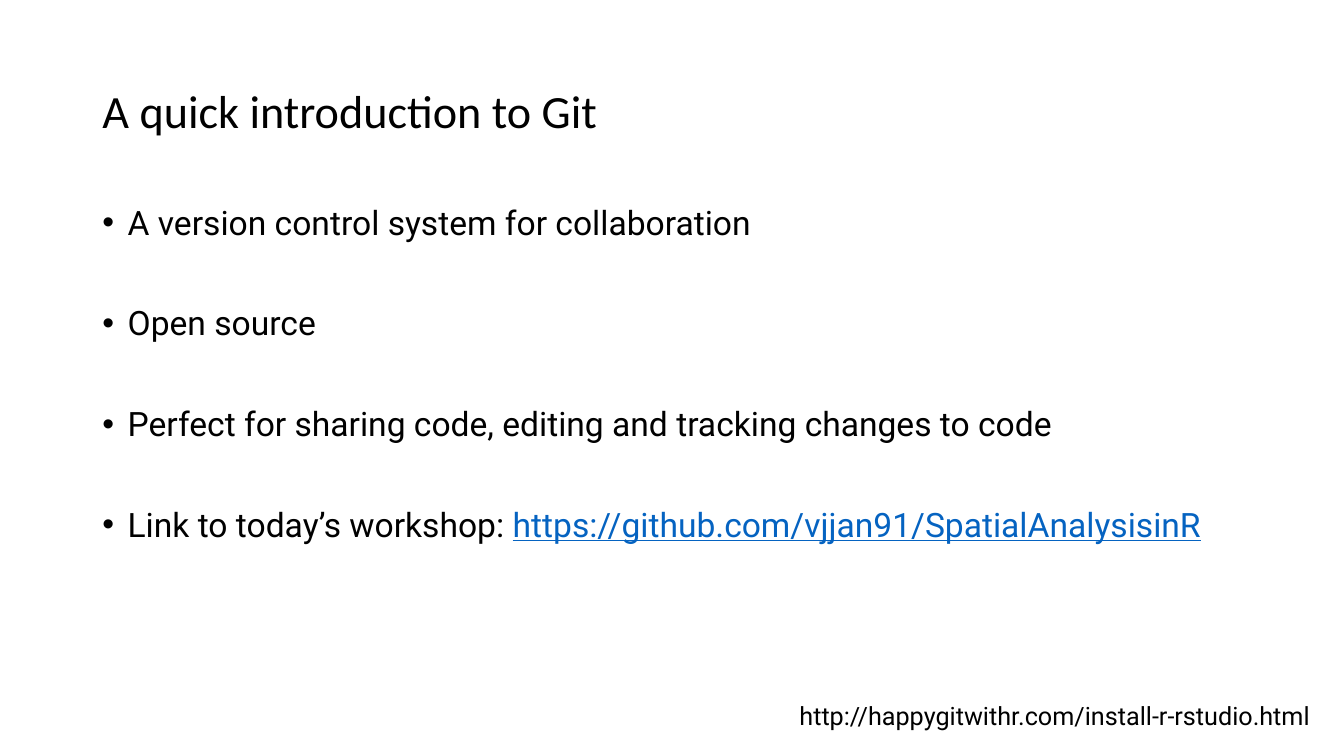
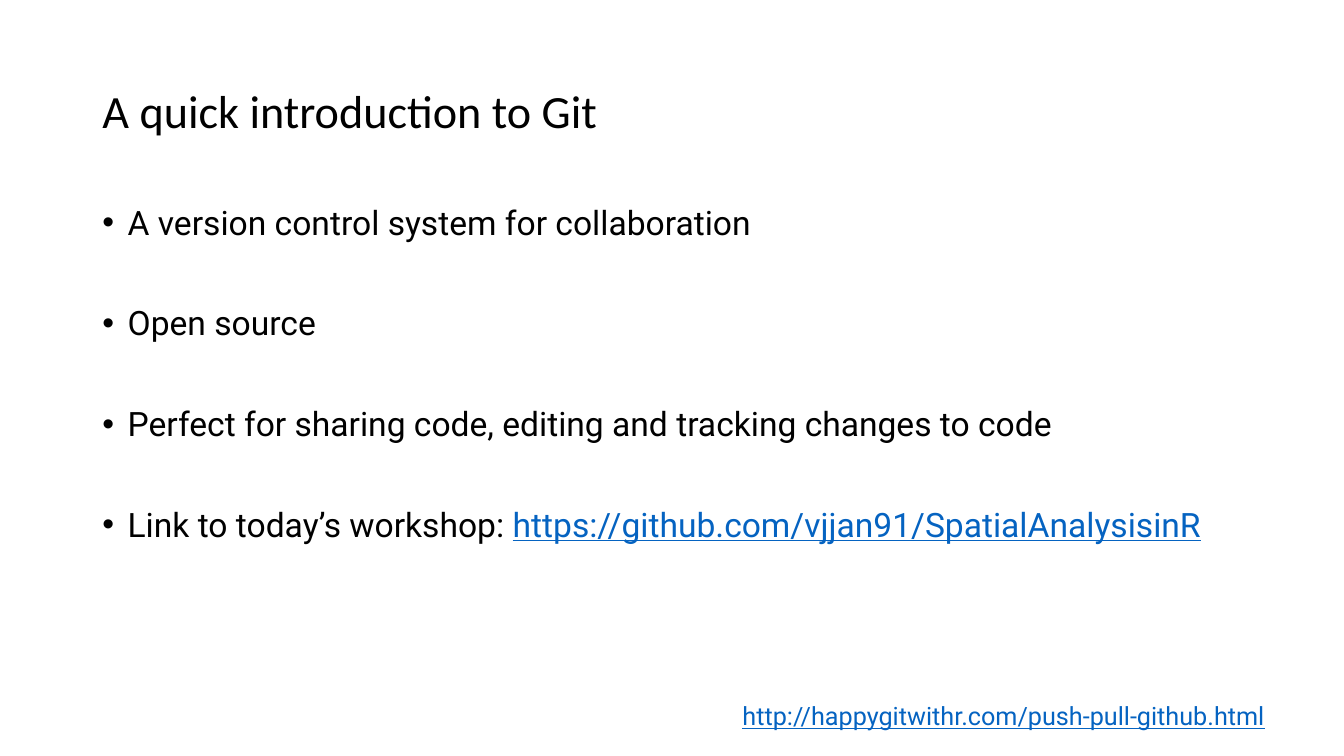
Before and after one commit to vjjan91/SpatialAnalysisinR, a slide deck: slide 15 of Slides/Spatial Analysis using R_V2.pptx. Drawn at 1344x756 pixels with LibreOffice and Linux fonts; fonts in the diff are those of the drawing. Boxes give left, top, right and bottom in pixels: in the first picture for what was removed or moved away, otherwise in the second. Text is boxed around its words. In the diff, an @@ line names an element or a change of style, - is before the commit and + after.

Commit message:
Uploading edited slides

```diff
--- a/Slides/Spatial Analysis using R_V2.pptx
+++ b/Slides/Spatial Analysis using R_V2.pptx
@@ text at bbox=[742, 706, 1264, 731]: text changed; text colour #000000 to #0563C1 @@
-http://happygitwithr.com/install-r-rstudio.html
+http://happygitwithr.com/push-pull-github.html
```
